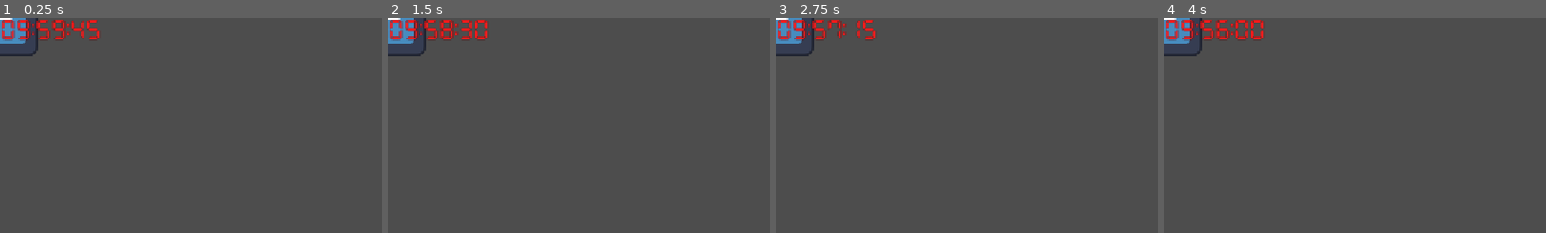
Above: before the commit, frames 1-4 (left to right).
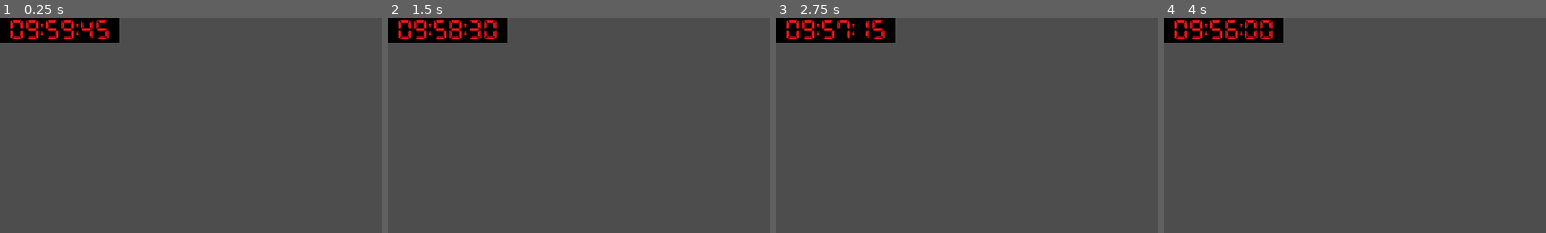
Above: after the commit, the same moments.

Repository: Jelleas/gmtk-2026
Game: Godot game, scene res://src/clock/clock.tscn
Two runs of this game, one before a commit and one after it. Both use one fixed random seed, a clock stepped at 60 frames per second and the inputs below. This scene is started directly instead of the project's main scene. The engine's default icon, where the game draws it, is replaced by a stand-in: a white triangle on a blue panel in a dark square.
Inputs:
- Up to frame 1 (0.25 s): no input
- Up to frame 2 (1.5 s): tap Enter at 1.25 s
- Up to frame 3 (2.75 s): no input
- Up to frame 4 (4 s): tap Space at 2.75 s
The pictures show only the part of the screen within x 0-50%, y 0-50%; the shares and areas given below are measured in that part.

The runs differ from the first frame. In frame 1, 3.8% of the frame differs, in the area x 0-32%, y 0-18%; in frame 2, 3.8%; in frame 3, 3.8%; in frame 4, 3.8%.

Commit message:
more clock

Diff:
--- a/src/clock/clock.tscn
+++ b/src/clock/clock.tscn
@@ -1,7 +1,6 @@
 [gd_scene format=3 uid="uid://dolb7fbje0brd"]
 
 [ext_resource type="Script" uid="uid://c4mb3twtqamqu" path="res://src/clock/clock.gd" id="1_d4ub5"]
-[ext_resource type="Texture2D" uid="uid://ciuxyaoktugh5" path="res://icon.svg" id="2_2h20p"]
 [ext_resource type="Theme" path="res://resources/fonts/DSEG7ClassicMini-Bold.tres" id="3_iwbyt"]
 
 [sub_resource type="LabelSettings" id="LabelSettings_digital"]
@@ -13,12 +12,17 @@
 [node name="Clock" type="Node2D" unique_id=861975606]
 script = ExtResource("1_d4ub5")
 
-[node name="ClockImage" type="Sprite2D" parent="." unique_id=1156596642]
-texture = ExtResource("2_2h20p")
+[node name="TimeLabelBackground" type="ColorRect" parent="." unique_id=1877368253]
+offset_left = -20.0
+offset_right = 200.0
+offset_bottom = 40.0
+color = Color(0, 0, 0, 1)
 
-[node name="TimeLabel" type="Label" parent="." unique_id=1877368252]
+[node name="TimeLabel" type="Label" parent="TimeLabelBackground" unique_id=1877368252]
 unique_name_in_owner = true
-offset_right = 160.0
+layout_mode = 0
+offset_left = 20.0
+offset_right = 220.0
 offset_bottom = 40.0
 theme = ExtResource("3_iwbyt")
 theme_type_variation = &"HeaderLarge"
